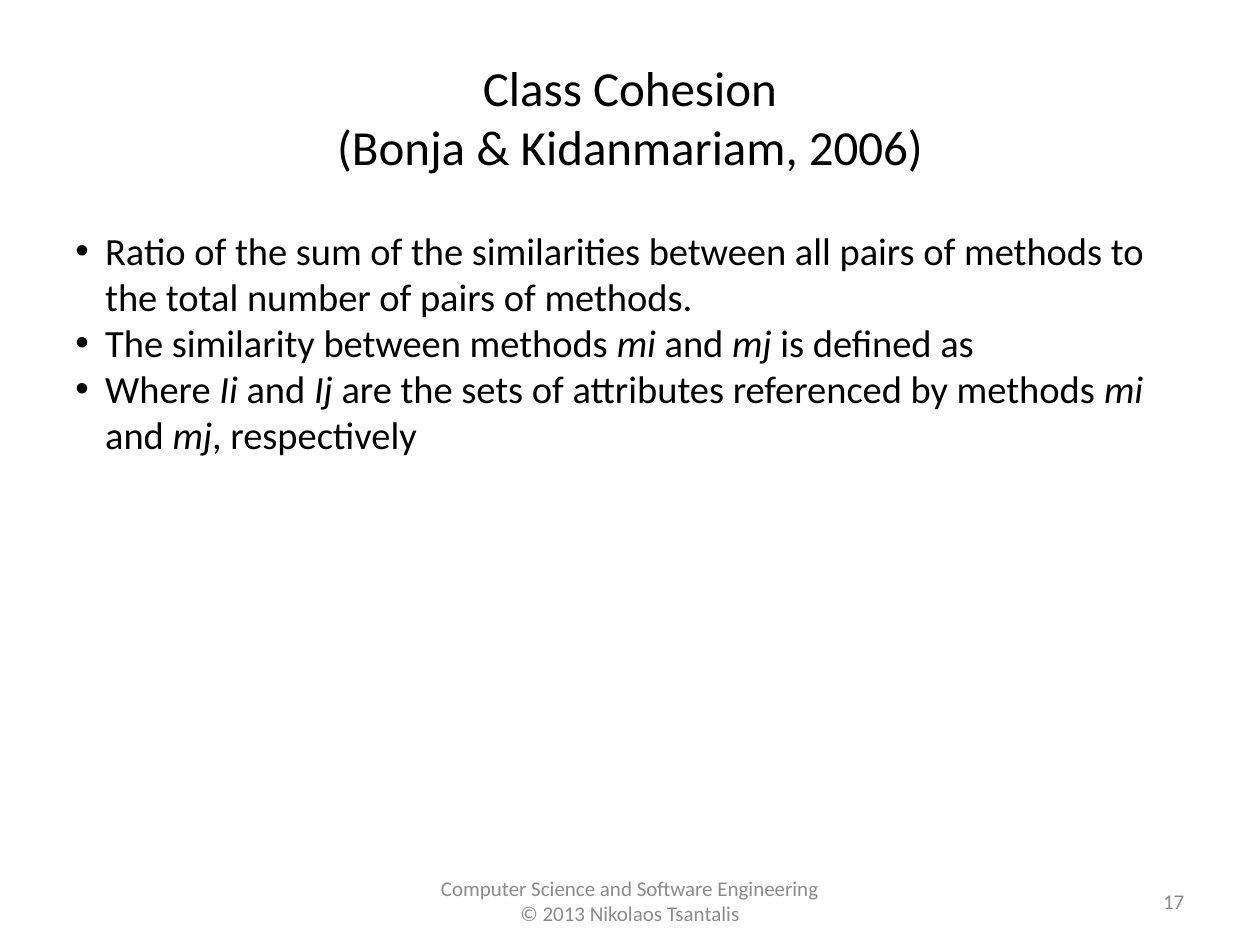
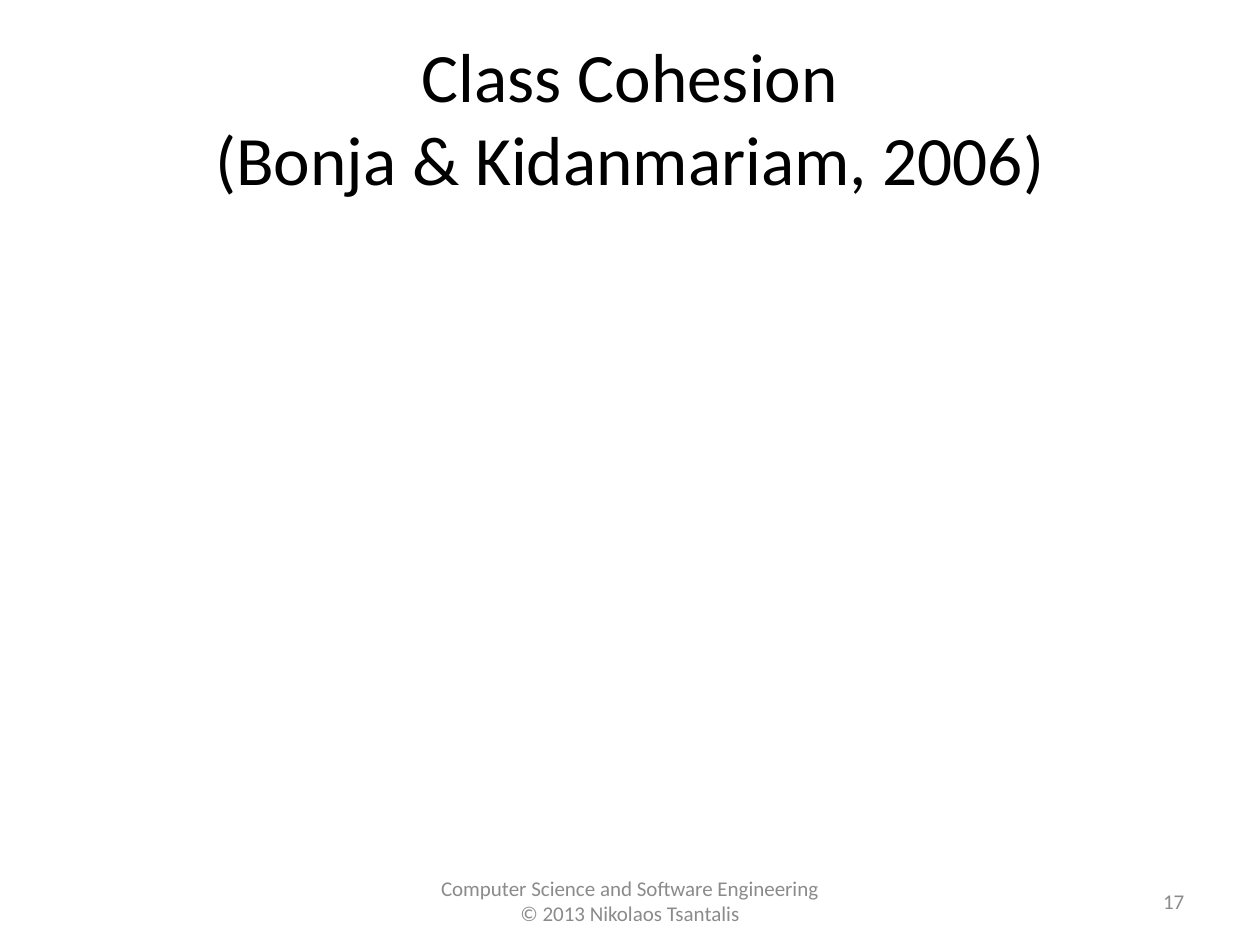
Before and after one commit to tajmilur-rahman/SOEN6611, a slide deck: slide 17 of lectures/lec4/Cohesion_Metrics_History.pptx. Drawn at 1260x945 pixels with LibreOffice and Linux fonts; fonts in the diff are those of the drawing; grey boxes stand for pictures. Boxes give left, top, right and bottom in pixels: in the first picture for what was removed or moved away, otherwise in the second. Text is boxed around its words. In the diff, an @@ line names an element or a change of style, - is before the commit and + after.

```diff
--- a/lectures/lec4/Cohesion_Metrics_History.pptx
+++ b/lectures/lec4/Cohesion_Metrics_History.pptx
@@ title at (x1=215, y1=54, x2=1044, y2=197): text changed; size 28 to 39.6 pt @@
-Class Cohesion
-(Bonja & Kidanmariam, 2006)
+Class Cohesion
+(Bonja & Kidanmariam, 2006)
@@ text removed at (x1=105, y1=238, x2=1144, y2=456) @@
-• Ratio of the sum of the similarities between all pairs of methods to the total number of pairs of methods.
-• The similarity between methods mi and mj is defined as
-• Where Ii and Ij are the sets of attributes referenced by methods mi and mj, respectively
```
Also in this commit, not shown: 11 other slides changed, 7 slides added, 7 slides removed, 12 other files.
